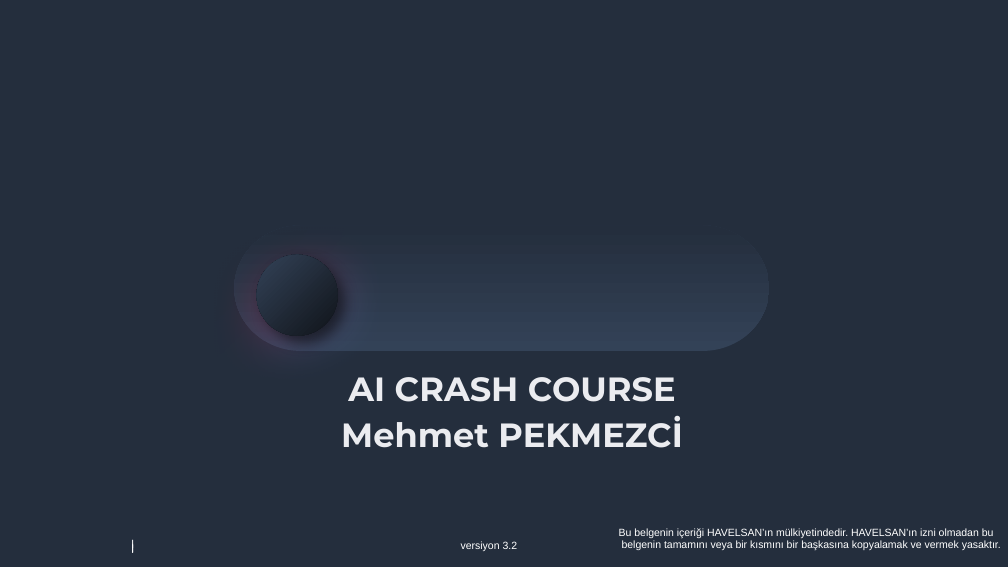
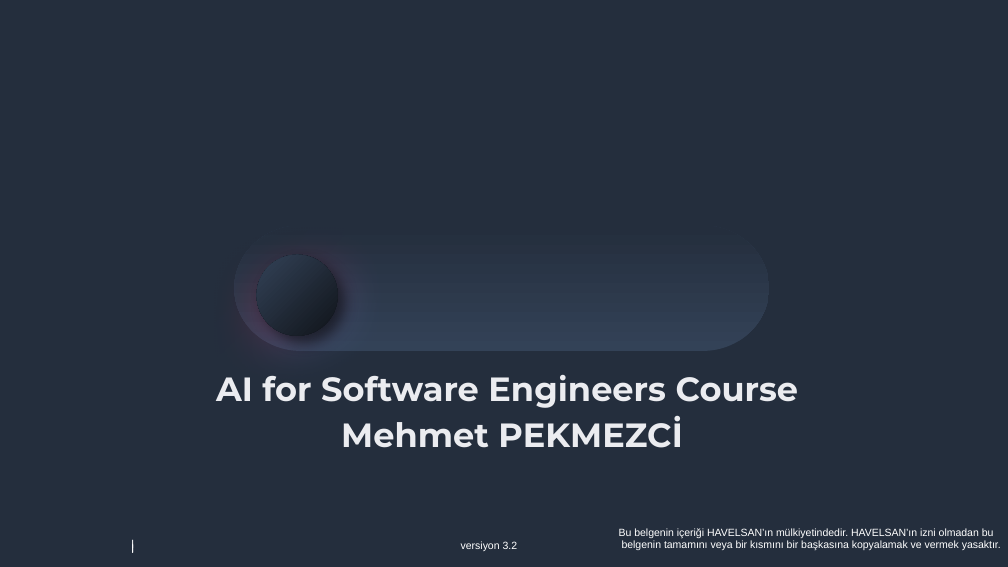
Before and after one commit to havelsan/YZ_EGITIM, a slide deck: slide 1 of presentations/00.syllabus.pptx. Drawn at 1008x567 pixels with LibreOffice and Linux fonts; fonts in the diff are those of the drawing; background and template pictures are left out. Boxes give left, top, right and bottom in pixels: in the first picture for what was removed or moved away, otherwise in the second. Text is boxed around its words. In the diff, an @@ line names an element or a change of style, - is before the commit and + after.

```diff
--- a/presentations/00.syllabus.pptx
+++ b/presentations/00.syllabus.pptx
@@ freeform shape at <box>201,214,402,430</box>: outline redrawn @@
@@ text at <box>216,375,799,408</box>: text changed @@
-AI CRASH COURSE
+AI for Software Engineers Course
```
Also in this commit, not shown: 4 other slides changed, 2 other files.
